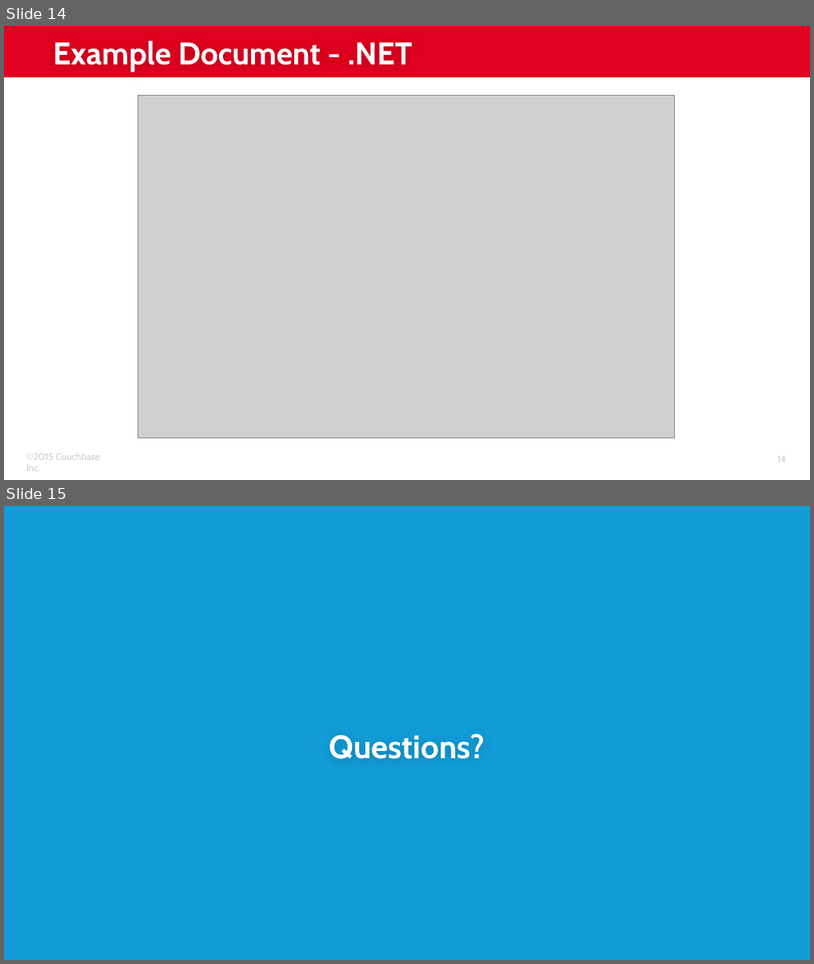
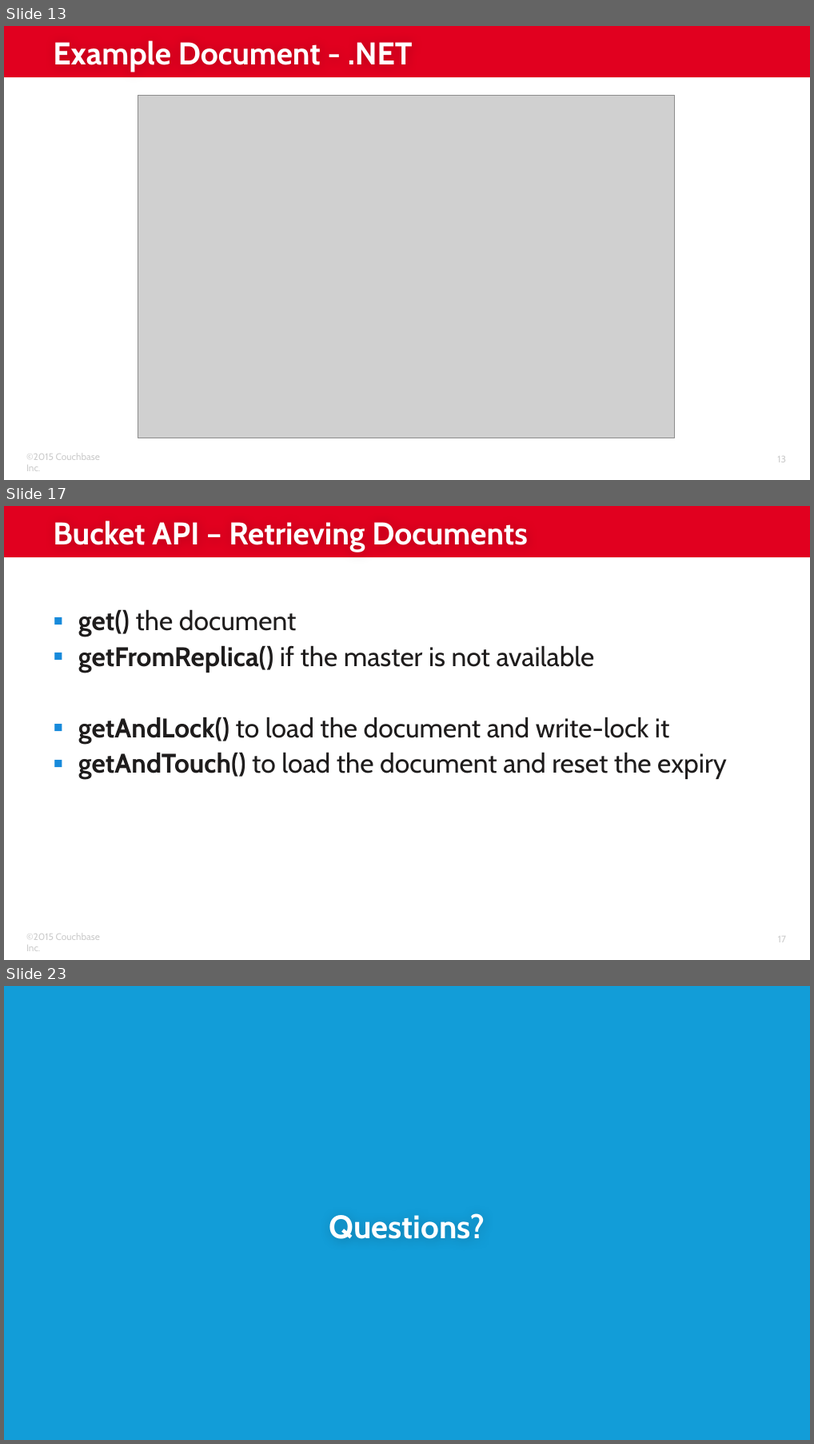
Before and after one commit to subalakr/workshop, a slide deck: server/presentations/02_SDKs.pptx. Shown one above the other, each under a label of ours: slides 14 and 15 before the commit, slides 13, 17 and 23 after it; the slides between them are not shown. The pictures are 814x964 and 814x1444 pixels, drawn with LibreOffice and Linux fonts; fonts in the diff are those of the drawing; grey boxes stand for pictures; background and template pictures are left out. Boxes give left, top, right and bottom in pixels: in the first picture for what was removed or moved away, otherwise in the second. Text is boxed around its words. In the diff, an @@ line names an element or a change of style, - is before the commit and + after.

Commit message:
more content on sdk bucket api

```diff
--- a/server/presentations/02_SDKs.pptx
+++ b/server/presentations/02_SDKs.pptx
@@ slide 17 added at (4,506,810,960), background #FFFFFF; not listed: 3 template elements that a slide beside it also shows @@
@@ title added at (53,520,528,552), 28 pt, text #FFFFFF, bold @@
+Bucket API – Retrieving Documents
@@ text added at (78,609,727,780), 24 pt, text #1E1C1C @@
+▪ get() the document
+▪ getFromReplica() if the master is not available
+▪ getAndLock() to load the document and write-lock it
+▪ getAndTouch() to load the document and reset the expiry
@@ what was slide 14 is now slide 13 @@
@@ page number at (778,456,786,462): text changed @@
-14
+13
@@ what was slide 15 is now slide 23 @@
```
Also in this commit, not shown: 1 slide changed, 8 other slides added, 1 slide removed.
